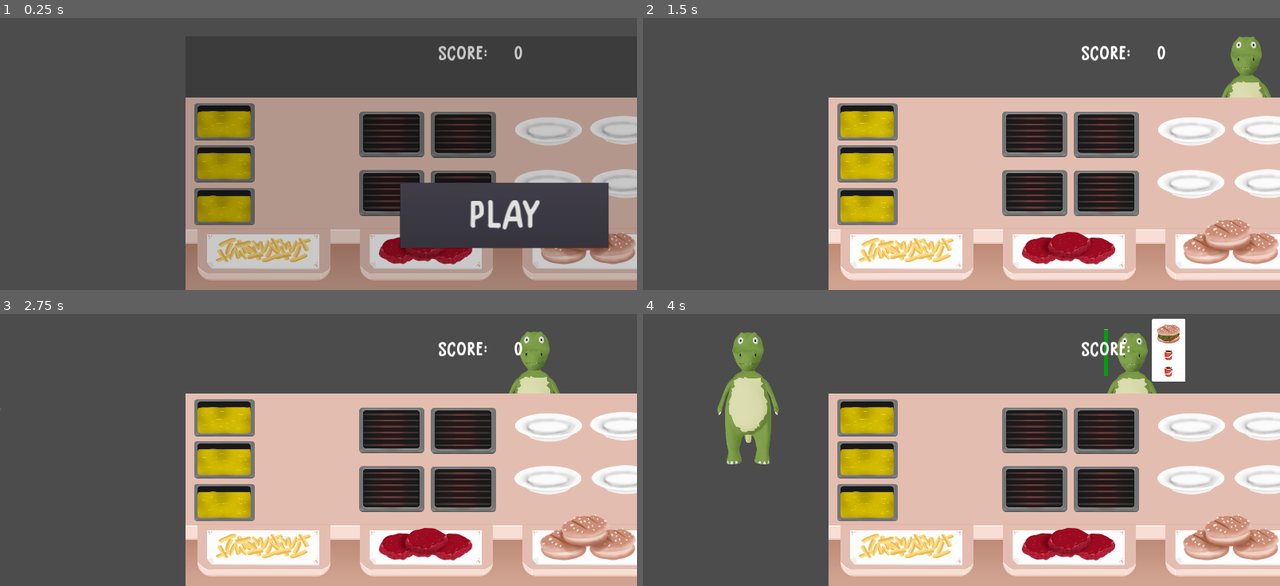
Above: before the commit, frames 1-4 (two rows, left to right).
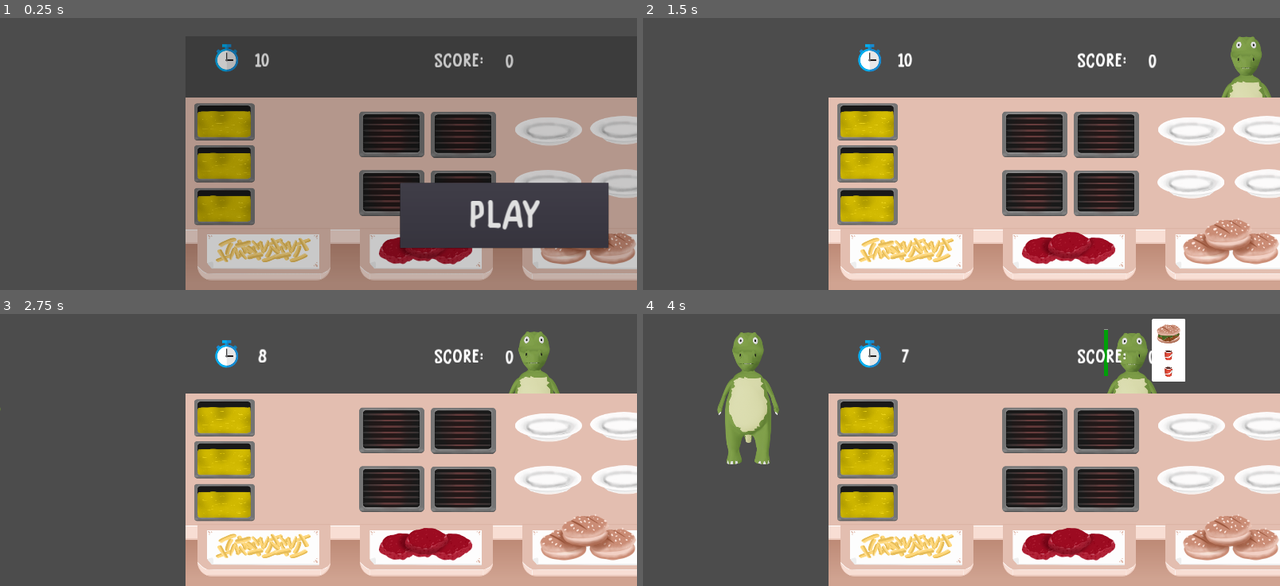
Above: after the commit, the same moments.

Repository: samuelpedrajas/MyVeganRestaurant
Game: Godot game, scene res://Scenes/Kitchen.tscn
Two runs of this game, one before a commit and one after it. Both use one fixed random seed, a clock stepped at 60 frames per second and the inputs below.
Inputs (mouse positions are in pixels of both pictures, inside the frame that each line leads up to):
- Up to frame 1 (0.25 s): no input
- Up to frame 2 (1.5 s): click "PLAY" at 0.5 s; move the mouse to (1031, 134) at 1.27 s; click (1031, 134) at 1.42 s
- Up to frame 3 (2.75 s): move the mouse to (465, 430) at 2.02 s; click (465, 430) at 2.17 s
- Up to frame 4 (4 s): move the mouse to (1031, 488) at 2.77 s; click (1031, 488) at 2.92 s; move the mouse to (1108, 488) at 3.52 s; click (1108, 488) at 3.67 s

The runs differ from the first frame. In frame 1, 0.8% of the frame differs, in the area x 33-82%, y 9-20%; in frame 2, 0.8%; in frame 3, 0.8%; in frame 4, 0.7%.

Commit message:
add time and score

Diff:
--- a/Scenes/HUD.tscn
+++ b/Scenes/HUD.tscn
@@ -1,8 +1,9 @@
-[gd_scene load_steps=4 format=2]
+[gd_scene load_steps=5 format=2]
 
 [ext_resource path="res://Fonts/Button.tres" type="DynamicFont" id=1]
 [ext_resource path="res://Scripts/HUD.gd" type="Script" id=2]
 [ext_resource path="res://Fonts/Score.tres" type="DynamicFont" id=3]
+[ext_resource path="res://Images/Clock.png" type="Texture" id=4]
 
 [node name="HUD" type="Control"]
 pause_mode = 2
@@ -16,43 +17,62 @@
 
 [node name="Top" type="Control" parent="."]
 anchor_right = 1.0
-margin_left = 687.0
+margin_left = 81.0
 margin_top = 22.0
-margin_right = -687.0
+margin_right = -81.0
 margin_bottom = 123.0
 
 [node name="Score" type="Control" parent="Top"]
 anchor_right = 1.0
 anchor_bottom = 1.0
-margin_left = 19.0
+margin_left = 634.0
 margin_top = 2.0
-margin_right = -147.0
+margin_right = -762.0
 margin_bottom = -2.0
 
 [node name="Label" type="Label" parent="Top/Score"]
-anchor_right = 1.0
 anchor_bottom = 1.0
-margin_right = -175.0
+margin_right = 184.0
 custom_fonts/font = ExtResource( 3 )
 text = "SCORE:"
 align = 2
+valign = 1
 __meta__ = {
 "_edit_use_anchors_": false
 }
 
 [node name="Score" type="Label" parent="Top/Score"]
+anchor_left = 1.0
 anchor_right = 1.0
 anchor_bottom = 1.0
-margin_left = 236.0
-margin_right = -23.0
-margin_bottom = 14.0
+margin_left = -203.0
+margin_bottom = 5.0
 custom_fonts/font = ExtResource( 3 )
-text = "0
-"
+text = "0"
 align = 1
+valign = 1
 __meta__ = {
 "_edit_use_anchors_": false
 }
+
+[node name="Time" type="Control" parent="Top"]
+anchor_bottom = 1.0
+margin_right = 215.0
+
+[node name="Clock" type="TextureRect" parent="Top/Time"]
+margin_right = 85.0
+margin_bottom = 85.0
+texture = ExtResource( 4 )
+
+[node name="Time" type="Label" parent="Top/Time"]
+anchor_left = 1.0
+anchor_right = 1.0
+anchor_bottom = 1.0
+margin_left = -130.0
+custom_fonts/font = ExtResource( 3 )
+text = "90"
+align = 1
+valign = 1
 
 [node name="StartingLayer" type="Control" parent="."]
 anchor_right = 1.0
--- a/Scenes/Kitchen.tscn
+++ b/Scenes/Kitchen.tscn
@@ -178,4 +178,7 @@
 [node name="HUD" parent="." instance=ExtResource( 2 )]
 margin_right = 1920.0
 margin_bottom = 1080.0
+
+[node name="Timer" type="Timer" parent="."]
 [connection signal="start_game" from="HUD" to="." method="_on_HUD_start_game"]
+[connection signal="timeout" from="Timer" to="." method="_on_Timer_timeout"]
--- a/Scripts/HUD.gd
+++ b/Scripts/HUD.gd
@@ -10,6 +10,10 @@
 
 func set_score(score):
 	$Top/Score/Score.set_text(str(score))
+
+
+func set_time(time):
+	$Top/Time/Time.set_text(str(time))
 
 ### Signal Handlers ###
 
--- a/Scripts/Kitchen.gd
+++ b/Scripts/Kitchen.gd
@@ -3,6 +3,8 @@
 
 export(int) var seconds_gained_on_delivery = 4
 
+
+var time = 10
 var score = 0
 
 
@@ -10,7 +12,8 @@
 	_on_size_changed()
 	get_tree().set_pause(true)
 	get_tree().get_root().connect("size_changed", self, "_on_size_changed")
-
+	$HUD.set_time(time)
+	$Timer.start()
 
 func send_to_destination(item, origin):
 	var destination_name = item.get_destination()
@@ -137,3 +140,8 @@
 			viewport_size.y - $Main.texture.get_size().y / 2.0
 		)
 	)
+
+
+func _on_Timer_timeout():
+	time -= 1
+	$HUD.set_time(time)
Binary file added: Images/Clock.png
